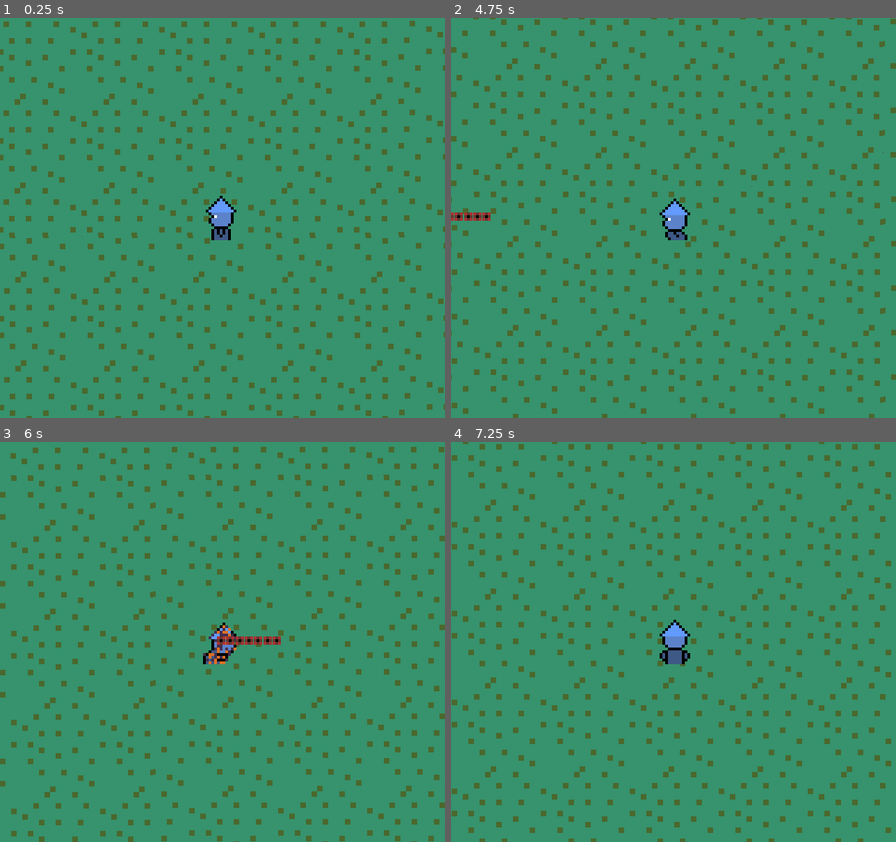
Above: before the commit, frames 1-4 (two rows, left to right).
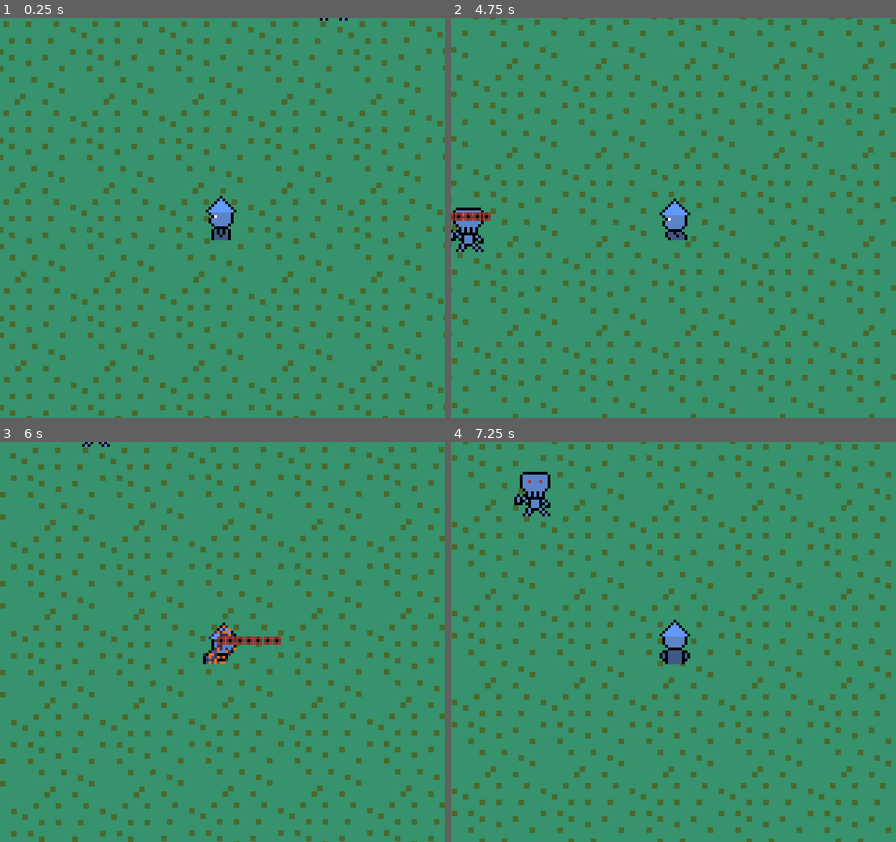
Above: after the commit, the same moments.

Repository: macattack69/TOPSECRETDONTTOUCH
Game: Godot game, scene res://Scenes/World.tscn
The game is run twice, just before and just after one commit, with the same random seed, the same clock (stepped at 60 frames per second) and the same inputs.
Inputs:
- Up to frame 1 (0.25 s): no input
- Up to frame 2 (4.75 s): tap Enter at 0.5 s; hold D (ui_right) 0.53-1.28 s; tap R (dodge) at 0.6, 2.85 s; hold S (ui_down) 1.28-2.03 s; tap Space (shoot) at 1.35 s; hold D (ui_right) 2.03-2.78 s; tap F (shoot2) at 2.1, 4.35 s; hold W (ui_up) 2.78-3.53 s; hold Space (shoot) 3.53-4.28 s; hold A (ui_left) from 3.53 s (still down)
- Up to frame 3 (6 s): release A (ui_left) at 5.03 s; hold S (ui_down) 5.03-5.78 s; tap R (dodge) at 5.1 s; hold D (ui_right) from 5.78 s (still down); tap Space (shoot) at 5.85 s
- Up to frame 4 (7.25 s): release D (ui_right) at 6.53 s; hold W (ui_up) from 6.53 s (still down); tap F (shoot2) at 6.6 s

The runs differ from the first frame. In frame 1, less than 0.1% of the frame differs, in the area x 71-79%, y 0-1%; in frame 2, 0.5%; in frame 3, less than 0.1%; in frame 4, 0.7%, in the area x 14-23%, y 7-19%.

Commit message:
Jim Jones Jim Jones Jim Dry Jones

Diff:
--- a/yamya2w+b/Scenes/AnimationTree.tscn
+++ /dev/null
@@ -1,53 +0,0 @@
-[gd_scene load_steps=12 format=2]
-
-[ext_resource path="res://scripts/Player.gd" type="Script" id=1]
-
-[sub_resource type="AnimationNodeAnimation" id=14]
-animation = "RESET"
-
-[sub_resource type="AnimationNodeAnimation" id=15]
-animation = "RunLeft"
-
-[sub_resource type="AnimationNodeAnimation" id=16]
-animation = "RunDown"
-
-[sub_resource type="AnimationNodeAnimation" id=17]
-animation = "RunRight"
-
-[sub_resource type="AnimationNodeAnimation" id=18]
-animation = "RunUp"
-
-[sub_resource type="AnimationNodeBlendSpace2D" id=19]
-blend_point_0/node = SubResource( 15 )
-blend_point_0/pos = Vector2( -1, 0 )
-blend_point_1/node = SubResource( 16 )
-blend_point_1/pos = Vector2( 0, 0.9 )
-blend_point_2/node = SubResource( 17 )
-blend_point_2/pos = Vector2( 1, 0 )
-blend_point_3/node = SubResource( 18 )
-blend_point_3/pos = Vector2( 0, -1 )
-blend_mode = 1
-
-[sub_resource type="AnimationNodeStateMachineTransition" id=20]
-switch_mode = 2
-
-[sub_resource type="AnimationNodeStateMachineTransition" id=21]
-switch_mode = 2
-script = ExtResource( 1 )
-
-[sub_resource type="AnimationNodeStateMachine" id=7]
-states/RESET/node = SubResource( 14 )
-states/RESET/position = Vector2( 307, 90 )
-states/run/node = SubResource( 19 )
-states/run/position = Vector2( 468, 91 )
-transitions = [ "RESET", "run", SubResource( 20 ), "run", "RESET", SubResource( 21 ) ]
-start_node = "RESET"
-
-[sub_resource type="AnimationNodeStateMachinePlayback" id=8]
-
-[node name="AnimationTree" type="AnimationTree"]
-tree_root = SubResource( 7 )
-anim_player = NodePath("../AnimationPlayer")
-active = true
-parameters/playback = SubResource( 8 )
-parameters/run/blend_position = Vector2( 0, 0 )
--- /dev/null
+++ b/yamya2w+b/Scenes/Barrack_WallExtended.tscn
@@ -0,0 +1,31 @@
+[gd_scene load_steps=3 format=2]
+
+[ext_resource path="res://Assets/tilemap1.png" type="Texture" id=1]
+
+[sub_resource type="RectangleShape2D" id=1]
+extents = Vector2( 48.5, 6.625 )
+
+[node name="Node2D" type="Node2D"]
+
+[node name="StaticBody2D" type="StaticBody2D" parent="."]
+
+[node name="Sprite" type="Sprite" parent="StaticBody2D"]
+texture = ExtResource( 1 )
+region_enabled = true
+region_rect = Rect2( 94, 65, 33, 15 )
+
+[node name="Sprite2" type="Sprite" parent="StaticBody2D"]
+position = Vector2( 32, 0 )
+texture = ExtResource( 1 )
+region_enabled = true
+region_rect = Rect2( 94, 65, 33, 15 )
+
+[node name="Sprite3" type="Sprite" parent="StaticBody2D"]
+position = Vector2( -32, 0 )
+texture = ExtResource( 1 )
+region_enabled = true
+region_rect = Rect2( 94, 65, 33, 15 )
+
+[node name="CollisionShape2D" type="CollisionShape2D" parent="StaticBody2D"]
+position = Vector2( 0, 1 )
+shape = SubResource( 1 )
--- a/yamya2w+b/Scenes/World.tscn
+++ b/yamya2w+b/Scenes/World.tscn
@@ -10,10 +10,10 @@
 position = Vector2( -966, -417 )
 
 [node name="zombie2" parent="." instance=ExtResource( 7 )]
-position = Vector2( -143, -159 )
+position = Vector2( -63, -71 )
 
 [node name="zombie" parent="." instance=ExtResource( 7 )]
-position = Vector2( -97, -158 )
+position = Vector2( 20, -70 )
 
 [node name="Player" parent="." instance=ExtResource( 1 )]
 position = Vector2( -19, 9 )
--- /dev/null
+++ b/yamya2w+b/Scenes/barracks_wall.tscn
@@ -0,0 +1,25 @@
+[gd_scene load_steps=3 format=2]
+
+[ext_resource path="res://Assets/tilemap1.png" type="Texture" id=1]
+
+[sub_resource type="RectangleShape2D" id=1]
+extents = Vector2( 12, 6.25 )
+
+[node name="Node2D" type="Node2D"]
+
+[node name="StaticBody2D" type="StaticBody2D" parent="."]
+
+[node name="Sprite2" type="Sprite" parent="StaticBody2D"]
+position = Vector2( -12, 0 )
+texture = ExtResource( 1 )
+region_enabled = true
+region_rect = Rect2( 96, 33, 13, 15 )
+
+[node name="Sprite" type="Sprite" parent="StaticBody2D"]
+texture = ExtResource( 1 )
+region_enabled = true
+region_rect = Rect2( 96, 33, 13, 15 )
+
+[node name="CollisionShape2D" type="CollisionShape2D" parent="StaticBody2D"]
+position = Vector2( -6, 1 )
+shape = SubResource( 1 )
--- /dev/null
+++ b/yamya2w+b/Scenes/fruit tree.tscn
@@ -0,0 +1,20 @@
+[gd_scene load_steps=3 format=2]
+
+[ext_resource path="res://Assets/yamya top down by me :).png" type="Texture" id=1]
+
+[sub_resource type="CapsuleShape2D" id=1]
+radius = 3.0
+height = 2.0
+
+[node name="Node2D" type="Node2D"]
+
+[node name="StaticBody2D" type="StaticBody2D" parent="."]
+
+[node name="Sprite" type="Sprite" parent="StaticBody2D"]
+texture = ExtResource( 1 )
+region_enabled = true
+region_rect = Rect2( 0, 64, 16, 16 )
+
+[node name="CollisionShape2D2" type="CollisionShape2D" parent="StaticBody2D"]
+position = Vector2( 0, 4 )
+shape = SubResource( 1 )
--- /dev/null
+++ b/yamya2w+b/Scenes/gate_closed.tscn
@@ -0,0 +1,19 @@
+[gd_scene load_steps=3 format=2]
+
+[ext_resource path="res://Assets/yamya top down by me :).png" type="Texture" id=1]
+
+[sub_resource type="RectangleShape2D" id=1]
+extents = Vector2( 19.5, 6.5 )
+
+[node name="Node2D" type="Node2D"]
+
+[node name="StaticBody2D" type="StaticBody2D" parent="."]
+
+[node name="Sprite" type="Sprite" parent="StaticBody2D"]
+texture = ExtResource( 1 )
+region_enabled = true
+region_rect = Rect2( 100, 94, 39, 15 )
+
+[node name="CollisionShape2D" type="CollisionShape2D" parent="StaticBody2D"]
+position = Vector2( 0, 1 )
+shape = SubResource( 1 )
--- /dev/null
+++ b/yamya2w+b/Scenes/gate_opened.tscn
@@ -0,0 +1,23 @@
+[gd_scene load_steps=3 format=2]
+
+[ext_resource path="res://Assets/yamya top down by me :).png" type="Texture" id=1]
+
+[sub_resource type="RectangleShape2D" id=1]
+extents = Vector2( 6, 6.5 )
+
+[node name="Node2D" type="Node2D"]
+
+[node name="StaticBody2D" type="StaticBody2D" parent="."]
+
+[node name="Sprite" type="Sprite" parent="StaticBody2D"]
+texture = ExtResource( 1 )
+region_enabled = true
+region_rect = Rect2( 118, 129, 39, 15 )
+
+[node name="CollisionShape2D" type="CollisionShape2D" parent="StaticBody2D"]
+position = Vector2( -13, 1 )
+shape = SubResource( 1 )
+
+[node name="CollisionShape2D2" type="CollisionShape2D" parent="StaticBody2D"]
+position = Vector2( 13, 1 )
+shape = SubResource( 1 )
--- /dev/null
+++ b/yamya2w+b/Scenes/tree.tscn
@@ -0,0 +1,20 @@
+[gd_scene load_steps=3 format=2]
+
+[ext_resource path="res://Assets/yamya top down by me :).png" type="Texture" id=1]
+
+[sub_resource type="CapsuleShape2D" id=1]
+radius = 3.0
+height = 2.0
+
+[node name="Node2D" type="Node2D"]
+
+[node name="StaticBody2D" type="StaticBody2D" parent="."]
+
+[node name="Sprite" type="Sprite" parent="StaticBody2D"]
+texture = ExtResource( 1 )
+region_enabled = true
+region_rect = Rect2( 16, 48, 16, 15 )
+
+[node name="CollisionShape2D" type="CollisionShape2D" parent="StaticBody2D"]
+position = Vector2( 0, 4 )
+shape = SubResource( 1 )
--- /dev/null
+++ b/yamya2w+b/Scenes/trees.tscn
@@ -0,0 +1,43 @@
+[gd_scene load_steps=3 format=2]
+
+[ext_resource path="res://Assets/yamya top down by me :).png" type="Texture" id=1]
+
+[sub_resource type="CapsuleShape2D" id=1]
+radius = 3.0
+
+[node name="trees" type="Node2D"]
+
+[node name="StaticBody2D" type="StaticBody2D" parent="."]
+
+[node name="Sprite" type="Sprite" parent="StaticBody2D"]
+position = Vector2( 0, 2.38419e-07 )
+scale = Vector2( 1.5, 1.64286 )
+texture = ExtResource( 1 )
+region_enabled = true
+region_rect = Rect2( 33, 32, 16, 7 )
+
+[node name="Sprite4" type="Sprite" parent="StaticBody2D"]
+position = Vector2( -12, 3.75001 )
+scale = Vector2( 1.5, 1.64286 )
+texture = ExtResource( 1 )
+region_enabled = true
+region_rect = Rect2( 33, 32, 16, 7 )
+
+[node name="Sprite2" type="Sprite" parent="StaticBody2D"]
+position = Vector2( 6, 4.75001 )
+scale = Vector2( 1.5, 1.64286 )
+texture = ExtResource( 1 )
+region_enabled = true
+region_rect = Rect2( 33, 32, 16, 7 )
+
+[node name="Sprite3" type="Sprite" parent="StaticBody2D"]
+position = Vector2( -4, 7.75001 )
+scale = Vector2( 1.5, 1.64286 )
+texture = ExtResource( 1 )
+region_enabled = true
+region_rect = Rect2( 33, 32, 16, 7 )
+
+[node name="CollisionShape2D" type="CollisionShape2D" parent="StaticBody2D"]
+position = Vector2( -4, 11 )
+rotation = -1.5708
+shape = SubResource( 1 )
